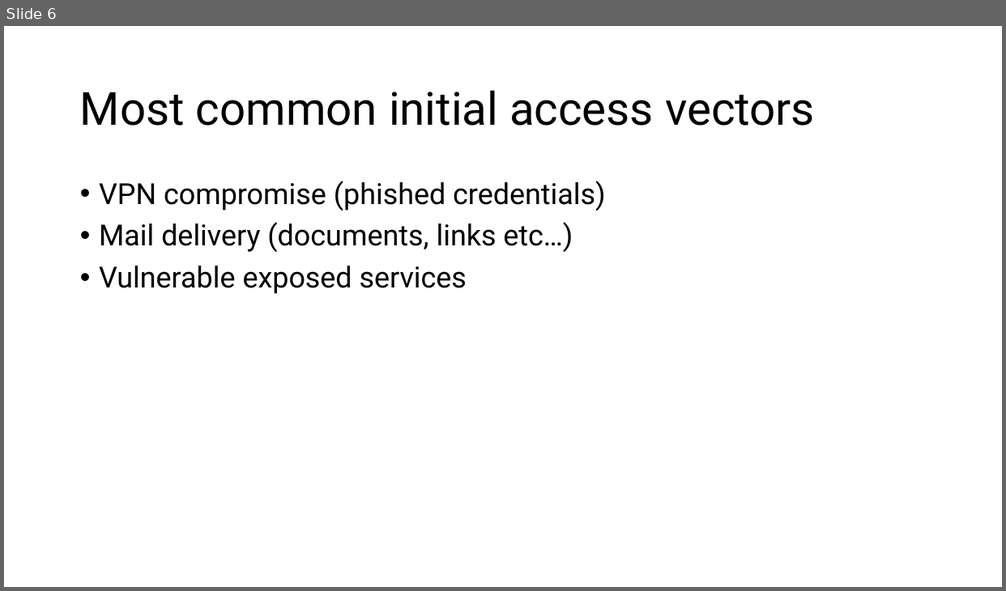
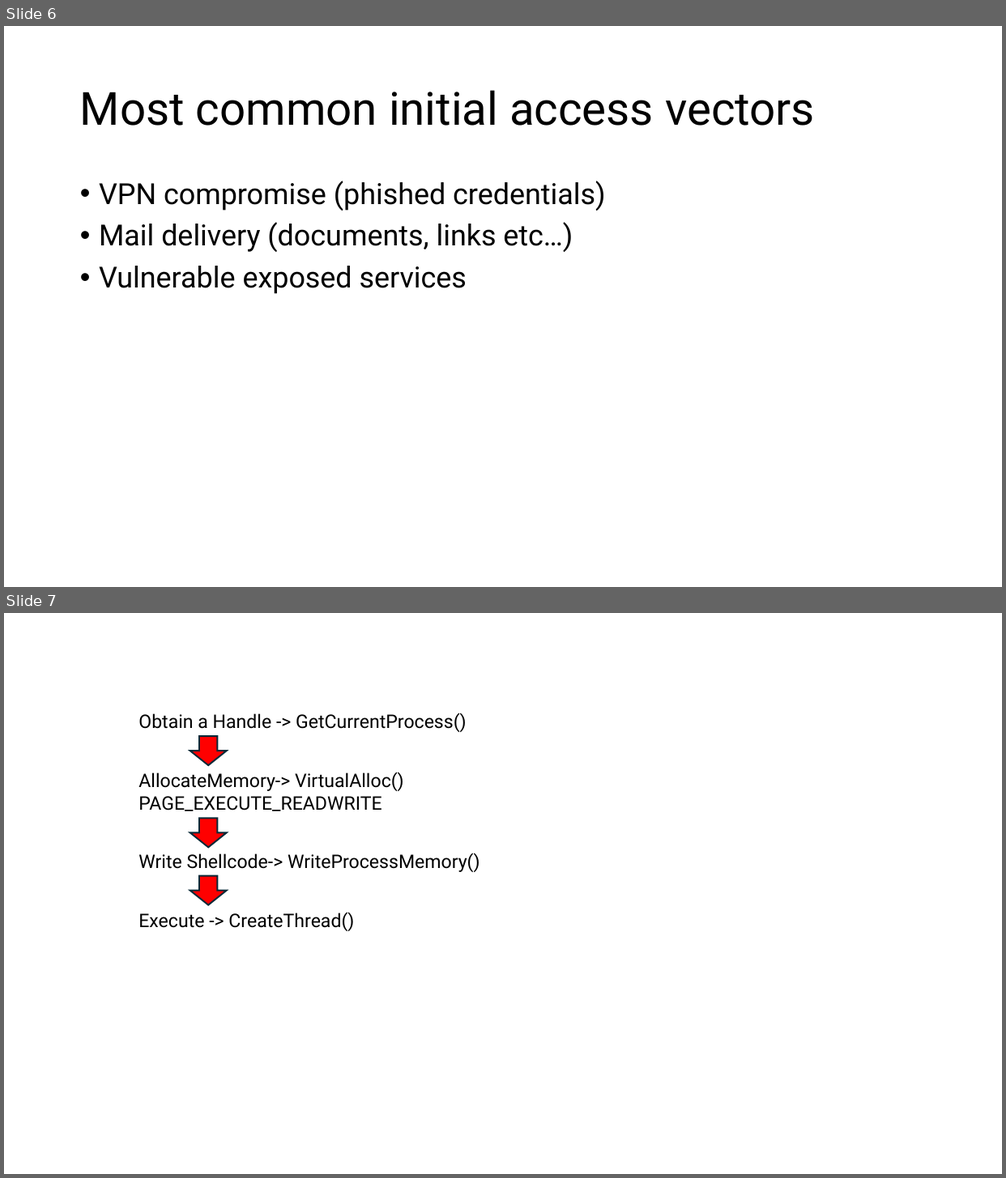
Before and after one commit to crimsoncore/thev, a slide deck: TH 2025.pptx. Shown one above the other, each under a label of ours: slide 6 before the commit, slides 6 and 7 after it. The pictures are 1006x591 and 1006x1178 pixels, drawn with LibreOffice and Linux fonts; fonts in the diff are those of the drawing. Boxes give left, top, right and bottom in pixels: in the first picture for what was removed or moved away, otherwise in the second. Text is boxed around its words. In the diff, an @@ line names an element or a change of style, - is before the commit and + after.

```diff
--- a/TH 2025.pptx
+++ b/TH 2025.pptx
@@ slide 7 added at (x1=4, y1=613, x2=1002, y2=1174), background #FFFFFF @@
@@ text added at (x1=138, y1=713, x2=467, y2=732), 18 pt, text #000000 @@
+Obtain a Handle -> GetCurrentProcess()
@@ down arrow added at (x1=190, y1=736, x2=227, y2=766), fill #FF0000, outline #092A39 1.5 pt @@
@@ text added at (x1=138, y1=772, x2=404, y2=811), 18 pt, text #000000 @@
+AllocateMemory-> VirtualAlloc()
+PAGE_EXECUTE_READWRITE
@@ down arrow added at (x1=190, y1=818, x2=227, y2=847), fill #FF0000, outline #092A39 1.5 pt @@
@@ text added at (x1=138, y1=853, x2=480, y2=872), 18 pt, text #000000 @@
+Write Shellcode-> WriteProcessMemory()
@@ down arrow added at (x1=190, y1=875, x2=227, y2=905), fill #FF0000, outline #092A39 1.5 pt @@
@@ text added at (x1=138, y1=912, x2=354, y2=931), 18 pt, text #000000 @@
+Execute -> CreateThread()
```
Also in this commit, not shown: 1 slide removed, 8 other files.
